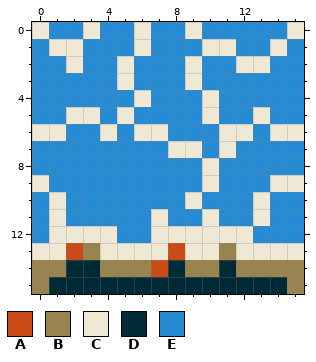
Two versions of one pixel-art file, ProjectMicro/Assets/Art/Tiles/Water_NEW.aseprite. The picture above is the old version.
16x16 pixels, 1 frame.
Palette (. is transparent): A #cb4b16  B #99834f  C #eee8d5  D #002b36  E #268bd2
Pixels before, first column x 0:
 0 CEECEECEECEEEEEC
 1 ECCEEECEEECCEECE
 2 EECEECEEECEECCEE
 3 EEEEECEEECEEEEEE
 4 EEEEEECEEECEEEEE
 5 EECCECEEEECEECEE
 6 CCEECECCEEECCECC
 7 EEEEEEEECCECEEEE
 8 EEEEEEEEEECEEEEE
 9 CEEEEEEEEECEEECC
10 ECEEEEEEECEEECEE
11 ECEEEEECEECEECEE
12 ECCCCEECCCCCCEEE
13 CCABCCCCACCBCCCC
14 BBDDBBBADBBDBBBB
15 BDDDDDDDDDDDDDDB
New version:
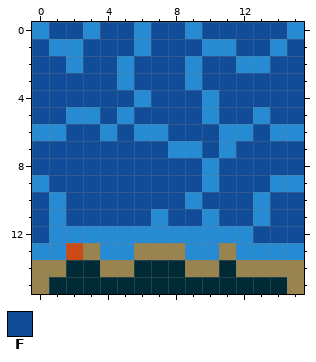
Colours new in this view: F #114c99
Change:
Changed rows in their new state; - is an unchanged pixel.
first column x 0:
 0 EFFEFFEFFEFFFFFE
 1 FEEFFFEFFFEEFFEF
 2 FFEFFEFFFEFFEEFF
 3 FFFFFEFFFEFFFFFF
 4 FFFFFFEFFFEFFFFF
 5 FFEEFEFFFFEFFEFF
 6 EEFFEFEEFFFEEFEE
 7 FFFFFFFFEEFEFFFF
 8 FFFFFFFFFFEFFFFF
 9 EFFFFFFFFFEFFFEE
10 FEFFFFFFFEFFFEFF
11 FEFFFFFEFFEFFEFF
12 FEEEE--EEEEEEFFF
13 EE--EEBBBEE-EEEE
14 ------DD--------
